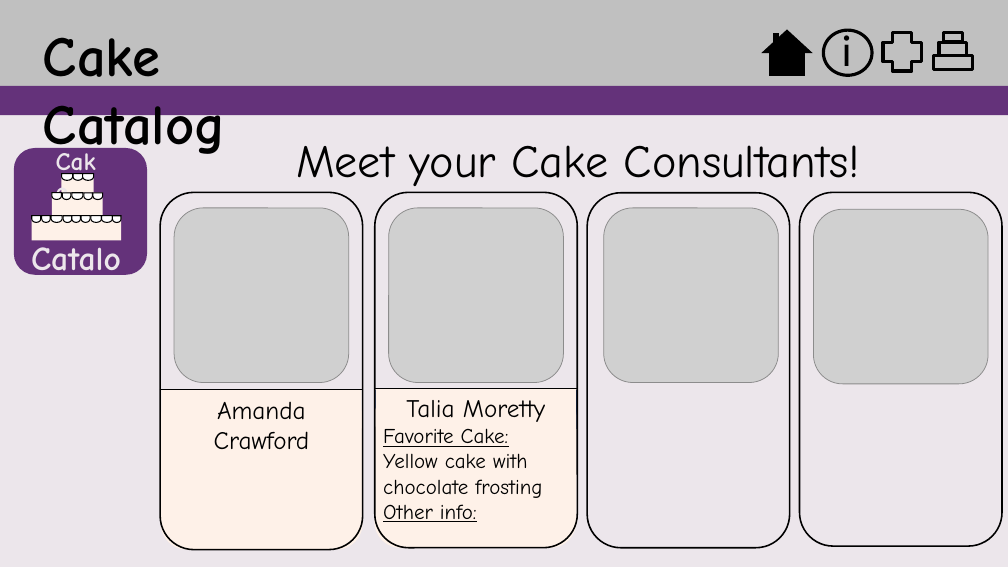
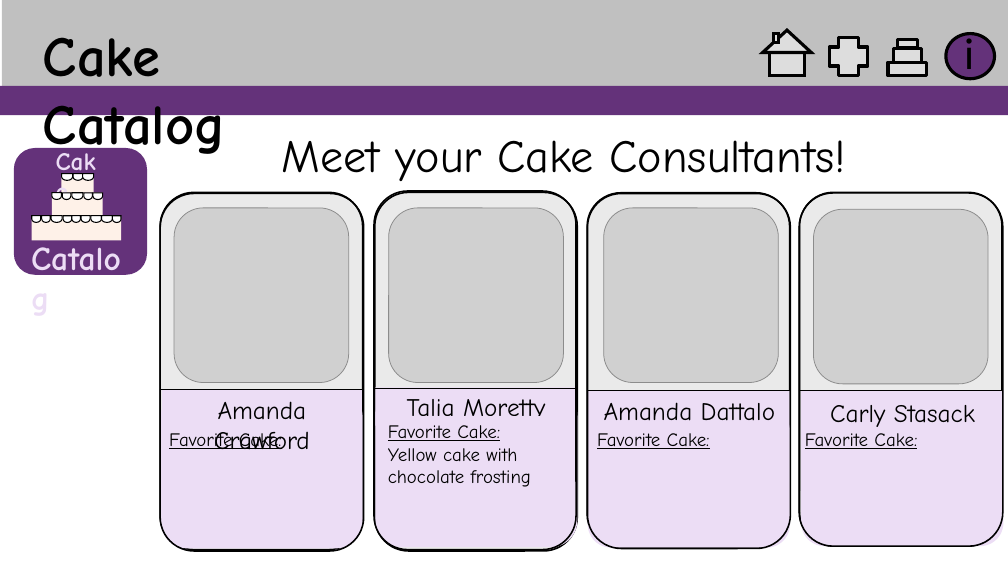
Before and after one commit to OSU-CS290-F17/final-project-final-project-group-2, a slide deck: slide 1 of Mocks/CS mock about_me.pptx. Drawn at 1008x567 pixels with LibreOffice and Linux fonts; fonts in the diff are those of the drawing; grey boxes stand for pictures. Boxes give left, top, right and bottom in pixels: in the first picture for what was removed or moved away, otherwise in the second. Text is boxed around its words. In the diff, an @@ line names an element or a change of style, - is before the commit and + after.

Commit message:
updated Mock about me

```diff
--- a/Mocks/CS mock about_me.pptx
+++ b/Mocks/CS mock about_me.pptx
@@ background #ECE6EB to #FFFFFF @@
@@ text "i" moved from (x1=842, y1=30, x2=852, y2=74) to (x1=964, y1=33, x2=974, y2=77) @@
@@ text "Cake" at (x1=43, y1=37, x2=160, y2=95): text colour #ECE6EB to #ECDDF5 @@
@@ fill #000000 to #DDDDDD; outline #000000 1 pt to #000000 3 pt in 3 elements at (x1=770, y1=48, x2=805, y2=76), (x1=763, y1=30, x2=811, y2=53), (x1=774, y1=34, x2=779, y2=42) @@
@@ fill none to #DDDDDD in 4 elements at (x1=894, y1=48, x2=922, y2=62), (x1=889, y1=62, x2=927, y2=76), (x1=898, y1=39, x2=917, y2=48), (x1=830, y1=37, x2=868, y2=76) @@
@@ plus moved from (x1=883, y1=33, x2=922, y2=71) to (x1=830, y1=37, x2=868, y2=76) @@
@@ 3 rectangles moved together from (x1=934, y1=33, x2=972, y2=70) to (x1=889, y1=39, x2=927, y2=76) @@
@@ ellipse moved from (x1=823, y1=30, x2=872, y2=76) to (x1=946, y1=33, x2=994, y2=79) @@
@@ ellipse at (x1=946, y1=33, x2=994, y2=79): fill none to #64327A @@
@@ text "Catalog" at (x1=43, y1=106, x2=226, y2=163): text colour #ECE6EB to #ECDDF5 @@
@@ text "Meet your Cake Consultants!" rewrapped from (x1=296, y1=145, x2=860, y2=192) to (x1=282, y1=140, x2=846, y2=181) @@
@@ rounded rectangle added at (x1=160, y1=194, x2=364, y2=551), outline #000000 1.5 pt @@
@@ rounded rectangle added at (x1=374, y1=191, x2=576, y2=550), outline #000000 1.5 pt @@
@@ fill none to #EAEAEA in 4 elements at (x1=160, y1=192, x2=363, y2=550), (x1=588, y1=193, x2=790, y2=548), (x1=800, y1=192, x2=1003, y2=546), (x1=375, y1=192, x2=578, y2=551) @@
@@ rounded rectangle resized from (x1=375, y1=192, x2=578, y2=547) to (x1=375, y1=192, x2=578, y2=551) @@
@@ rounded rectangle added at (x1=588, y1=194, x2=790, y2=549), outline #000000 1.5 pt @@
@@ rounded rectangle added at (x1=799, y1=193, x2=1003, y2=546), outline #000000 1.5 pt @@
@@ fill #FEF1E8 to #ECDDF5 in 4 elements at (x1=162, y1=390, x2=362, y2=428), (x1=375, y1=387, x2=576, y2=425), (x1=161, y1=391, x2=363, y2=549), (x1=375, y1=389, x2=577, y2=547) @@
@@ rectangle removed at (x1=376, y1=390, x2=576, y2=428) @@
@@ text "Favorite Cake:" at (x1=388, y1=425, x2=531, y2=487): size 20 to 18 pt @@
@@ line added from (587, 390) to (790, 390), #000000 1.5 pt @@
@@ rounded rectangle added at (x1=588, y1=408, x2=790, y2=548), fill #ECDDF5 @@
@@ rectangle added at (x1=588, y1=390, x2=790, y2=439), fill #ECDDF5 @@
@@ text added at (x1=604, y1=402, x2=775, y2=421), 24 pt, text #000000 @@
+Amanda Dattalo
@@ line added from (799, 390) to (1003, 390), #000000 1.5 pt @@
@@ rectangle added at (x1=802, y1=390, x2=1004, y2=428), fill #ECDDF5 @@
@@ rounded rectangle added at (x1=802, y1=407, x2=1004, y2=547), fill #ECDDF5 @@
@@ text added at (x1=830, y1=405, x2=975, y2=427), 24 pt, text #000000 @@
+Carly Stasack
@@ text added at (x1=169, y1=432, x2=282, y2=450), 18 pt, text #000000, underline @@
+Favorite Cake:
@@ text added at (x1=597, y1=433, x2=710, y2=449), 18 pt, text #000000, underline @@
+Favorite Cake:
@@ text added at (x1=805, y1=433, x2=917, y2=449), 18 pt, text #000000, underline @@
+Favorite Cake:
@@ text at (x1=383, y1=504, x2=477, y2=522): paragraph removed @@
-Other info:
```
